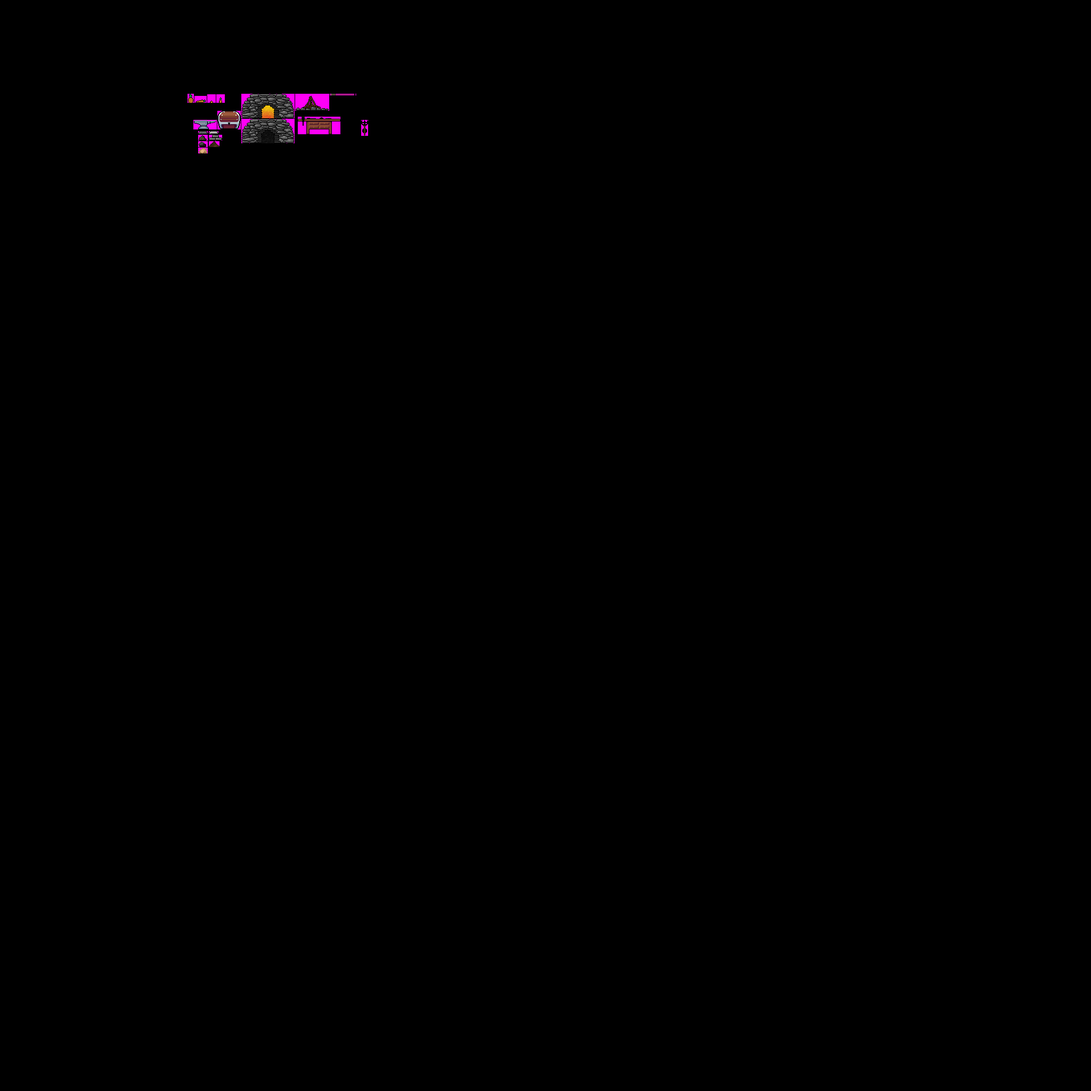
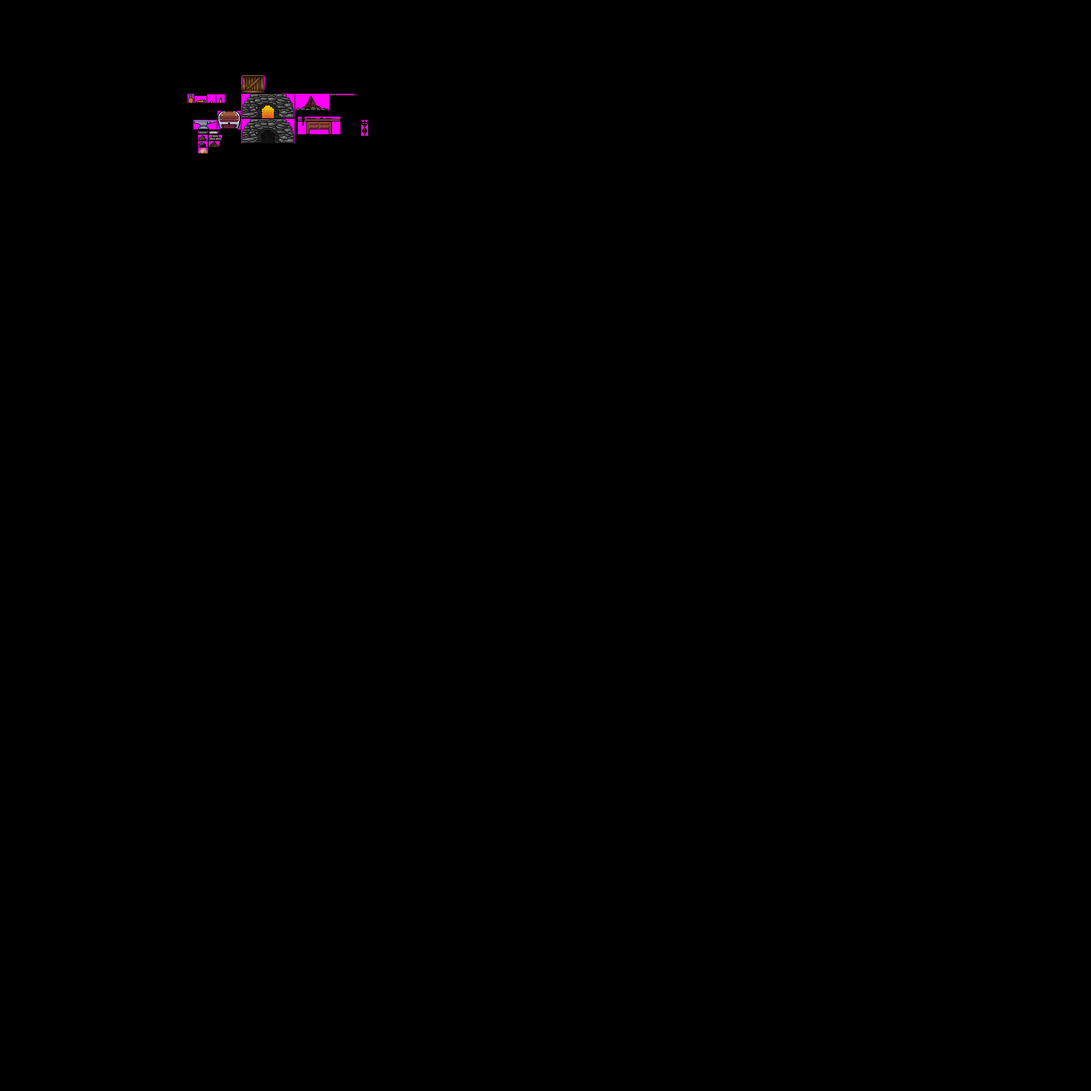
Layered file, before and after one edit (1091 x 1091). Changes by layer:
painted on "Layer 0" over [241, 75, 265, 94]
painted on "Layer 2" over [241, 75, 265, 94]
